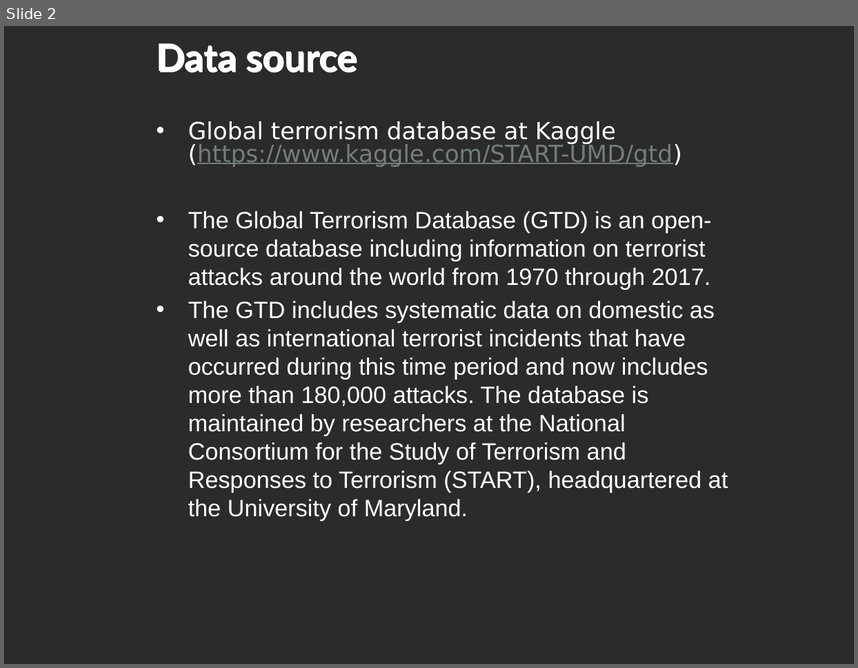
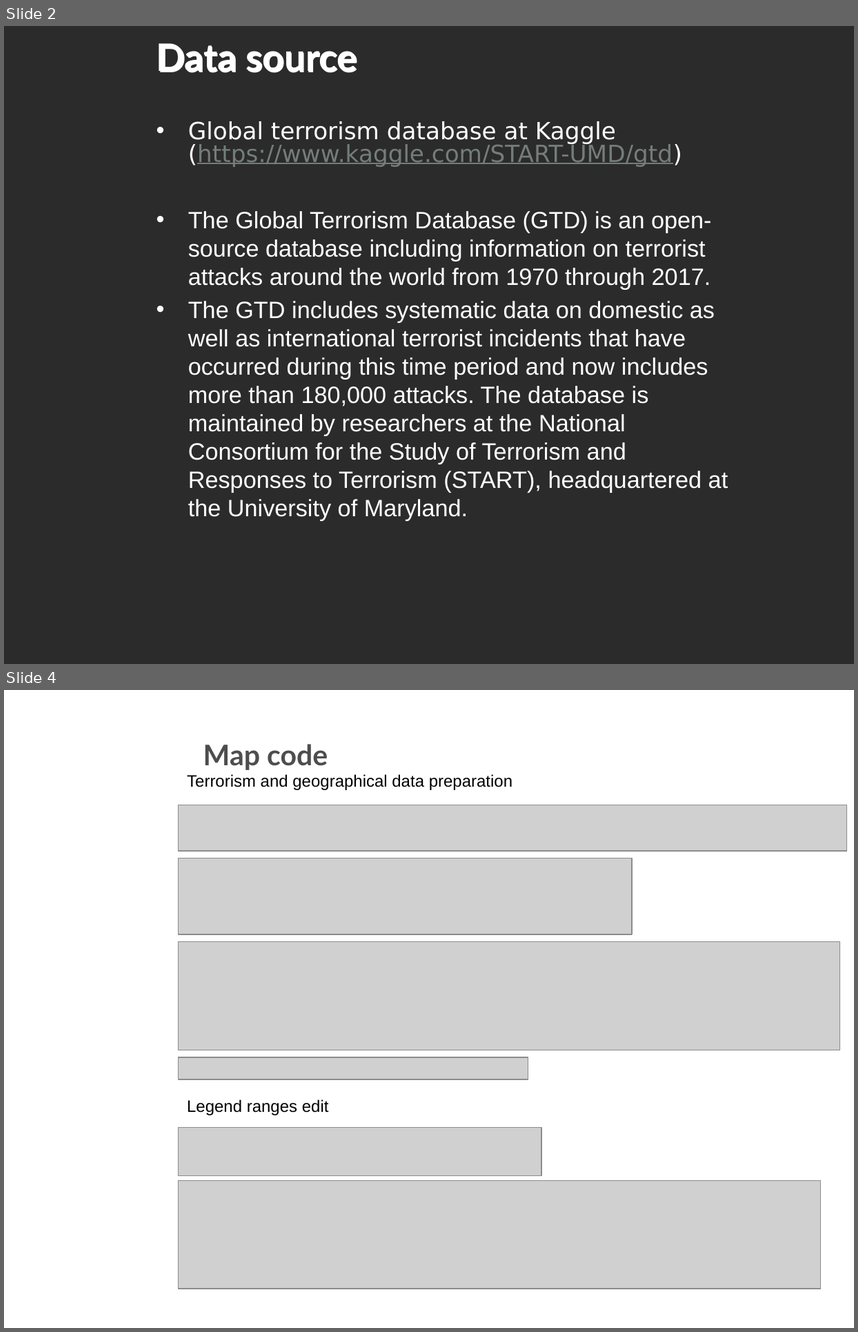
Before and after one commit to ImAFK/NTUST-Big-Terrorism, a slide deck: BigDataSlides.pptx. Shown one above the other, each under a label of ours: slide 2 before the commit, slides 2 and 4 after it; the slides between them are not shown. The pictures are 858x668 and 858x1332 pixels, drawn with LibreOffice and Linux fonts; fonts in the diff are those of the drawing; grey boxes stand for pictures; background and template pictures are left out; a plain dark background stands for a picture behind light text. Boxes give left, top, right and bottom in pixels: in the first picture for what was removed or moved away, otherwise in the second. Text is boxed around its words. In the diff, an @@ line names an element or a change of style, - is before the commit and + after.

```diff
--- a/BigDataSlides.pptx
+++ b/BigDataSlides.pptx
@@ slide 4 added at box(4, 690, 854, 1328), background picture (left out) @@
@@ text added at box(203, 744, 328, 770), 24 pt, text #4D4D4D, bold @@
+Map code
@@ text added at box(187, 774, 513, 790), 14 pt, text #000000 @@
+Terrorism and geographical data preparation
@@ picture added at box(179, 805, 846, 851) @@
@@ picture added at box(179, 858, 631, 935) @@
@@ picture added at box(179, 942, 840, 1049) @@
@@ picture added at box(179, 1057, 528, 1079) @@
@@ text added at box(187, 1099, 329, 1115), 14 pt, text #000000 @@
+Legend ranges edit
@@ picture added at box(179, 1127, 542, 1175) @@
@@ picture added at box(179, 1181, 820, 1288) @@
```
Also in this commit, not shown: 2 other slides changed, 9 other slides added.
